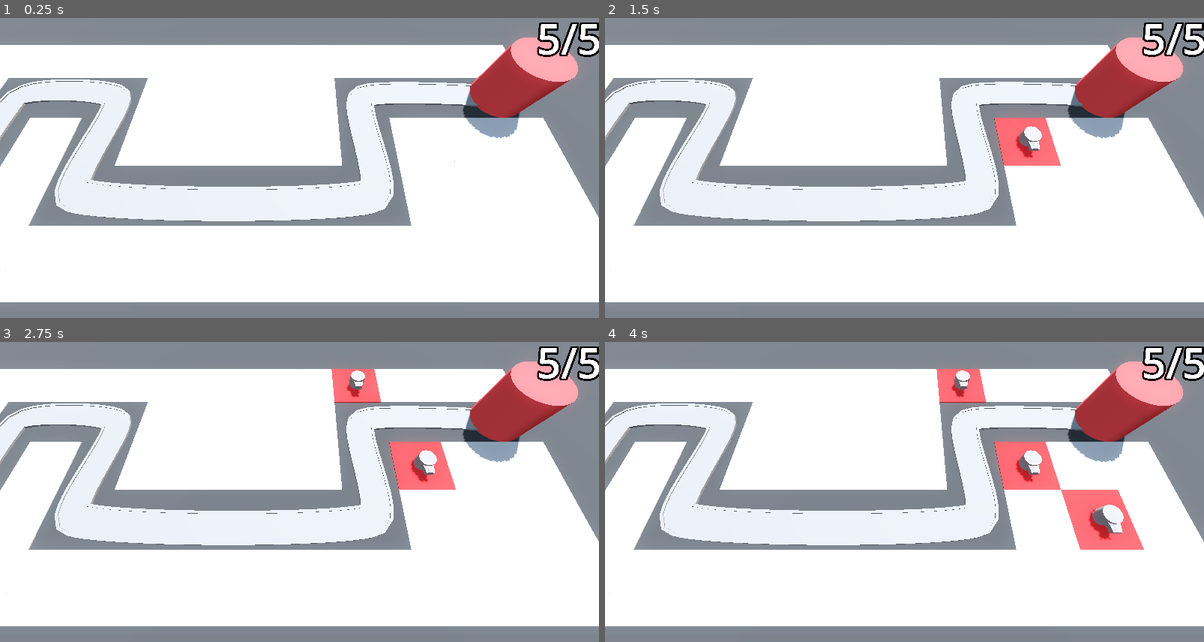
Above: before the commit, frames 1-4 (two rows, left to right).
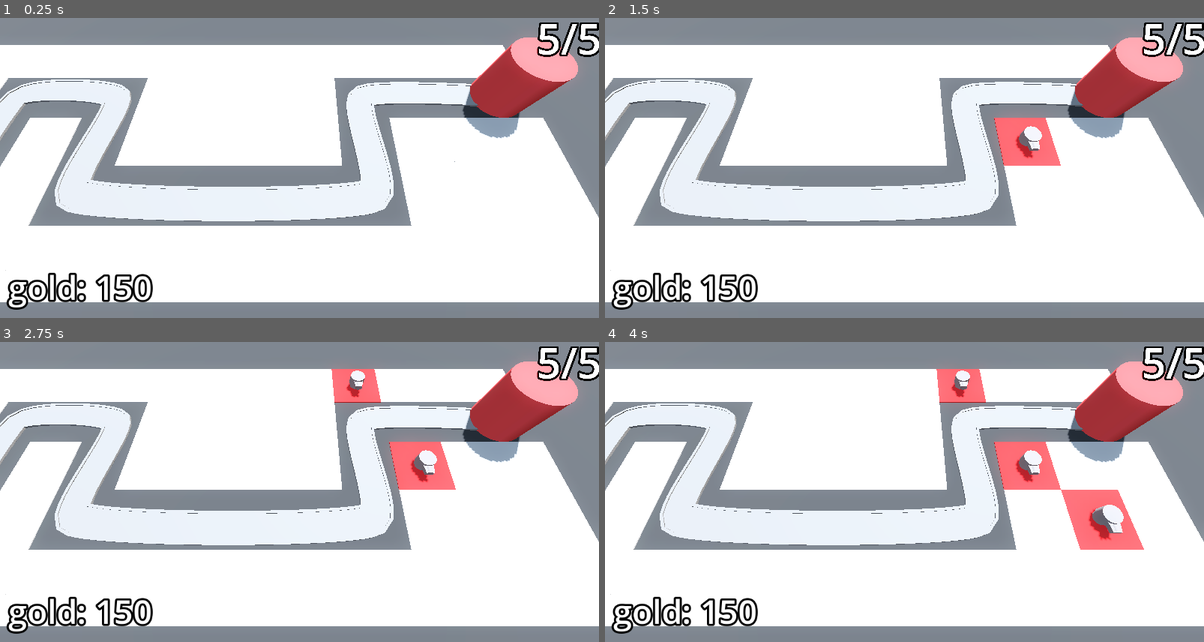
Above: after the commit, the same moments.

Repository: cosmo-the-deer/Barbarian-Blaster
Game: Godot game, scene res://BaseLevel.tscn
Same seed, same stepped clock (60 frames per second), same inputs: the game is played once before the commit and once after it.
Inputs (mouse positions are in pixels of both pictures, inside the frame that each line leads up to):
- Up to frame 1 (0.25 s): no input
- Up to frame 2 (1.5 s): tap Enter at 0.5 s; move the mouse to (1036, 132) at 0.52 s; press the mouse at (1036, 132) at 0.53 s; tap Space at 1.25 s; move the mouse to (784, 165) at 1.27 s; release the mouse at (784, 165) at 1.28 s; click (784, 165) at 1.35 s
- Up to frame 3 (2.75 s): tap Enter at 2 s; move the mouse to (359, 399) at 2.02 s; press the mouse at (359, 399) at 2.03 s
- Up to frame 4 (4 s): tap Space at 2.75 s; move the mouse to (874, 540) at 2.77 s; release the mouse at (874, 540) at 2.78 s; click (874, 540) at 2.85 s; tap Enter at 3.5 s; move the mouse to (1084, 525) at 3.52 s; press the mouse at (1084, 525) at 3.53 s

The runs differ from the first frame. In frame 1, 1.1% of the frame differs, in the area x 1-26%, y 84-98%; in frame 2, 1.1%; in frame 3, 1.1%; in frame 4, 1.1%.

Commit message:
Control NOdes and UI

Diff:
--- a/BaseLevel.tscn
+++ b/BaseLevel.tscn
@@ -7,6 +7,7 @@
 [ext_resource type="Script" uid="uid://mbdr36r5bslq" path="res://enemy_path.gd" id="4_ufkdr"]
 [ext_resource type="Script" uid="uid://vbmhpybewskl" path="res://turret_manager.gd" id="5_cwwxe"]
 [ext_resource type="PackedScene" uid="uid://255k6r0h230e" path="res://Turret/turret.tscn" id="6_ufkdr"]
+[ext_resource type="Script" uid="uid://bgwxbxp8e8xoc" path="res://bank.gd" id="8_tv3th"]
 
 [sub_resource type="ProceduralSkyMaterial" id="ProceduralSkyMaterial_dq0bh"]
 sky_horizon_color = Color(0.662243, 0.671743, 0.686743, 1)
@@ -30,6 +31,11 @@
 "tilts": PackedFloat32Array(0, 0, 0, 0, 0, 0, 0)
 }
 point_count = 7
+
+[sub_resource type="LabelSettings" id="LabelSettings_epnn3"]
+font_size = 64
+outline_size = 16
+outline_color = Color(0, 0, 0, 1)
 
 [node name="BaseLevel" type="Node3D"]
 
@@ -118,4 +124,24 @@
 wait_time = 2.0
 autostart = true
 
+[node name="Bank" type="MarginContainer" parent="."]
+anchors_preset = 15
+anchor_right = 1.0
+anchor_bottom = 1.0
+grow_horizontal = 2
+grow_vertical = 2
+mouse_filter = 2
+theme_override_constants/margin_left = 16
+theme_override_constants/margin_top = 16
+theme_override_constants/margin_right = 16
+theme_override_constants/margin_bottom = 16
+script = ExtResource("8_tv3th")
+
+[node name="Label" type="Label" parent="Bank"]
+layout_mode = 2
+size_flags_horizontal = 0
+size_flags_vertical = 8
+text = "placeholder"
+label_settings = SubResource("LabelSettings_epnn3")
+
 [connection signal="timeout" from="Timer" to="EnemyPath" method="spawn_enemy"]
--- /dev/null
+++ b/bank.gd
@@ -0,0 +1,13 @@
+extends MarginContainer
+
+@export var starting_gold := 150
+
+@onready var label: Label = $Label
+
+var gold: int:
+	set(gold_in):
+		gold = max(gold_in, 0)
+		label.text = "gold: " + str(gold)
+
+func _ready() -> void:
+	gold = starting_gold
Not shown: 1 places in BaseLevel.tscn that only renumber resources
Not shown, added: bank.gd.uid
